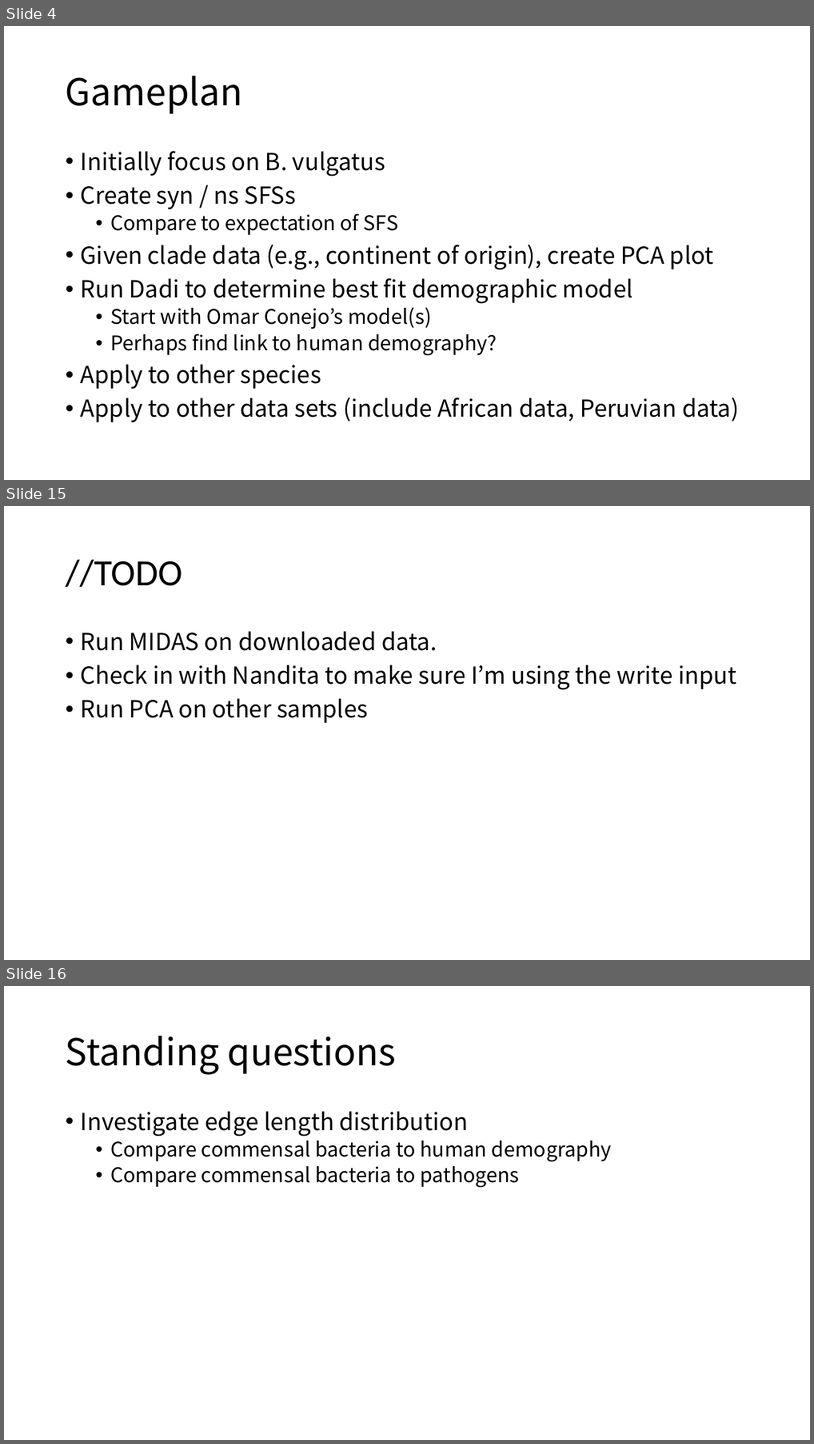
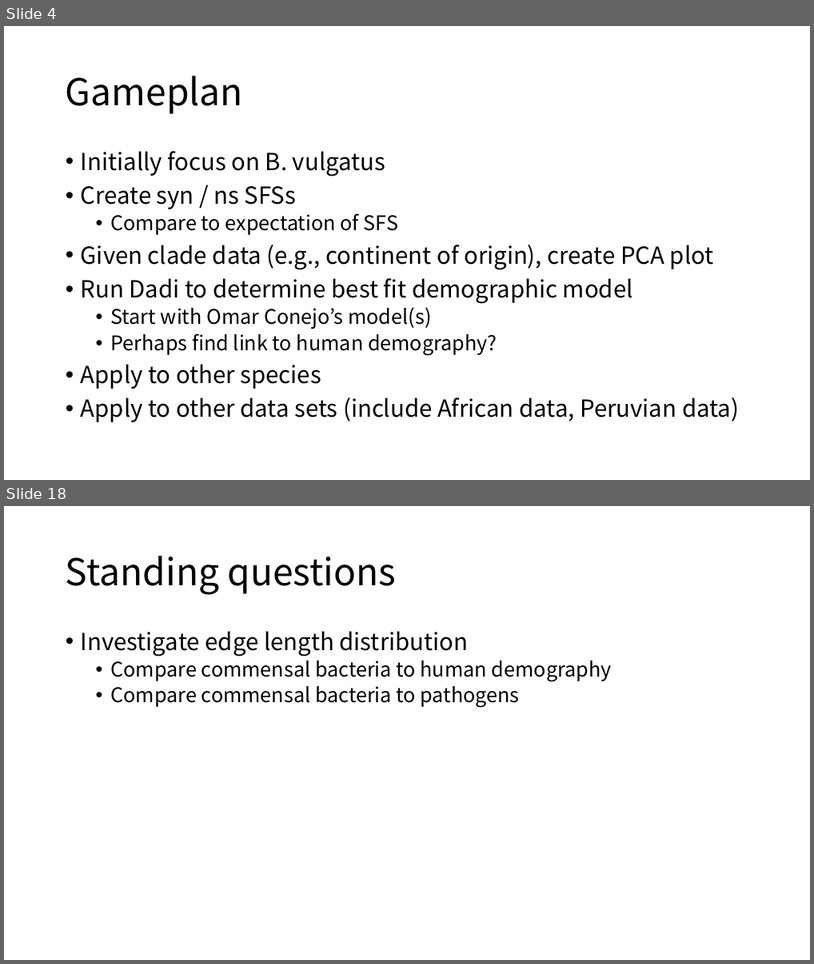
Before and after one commit to jon-mah/demo_for_ccgb, a slide deck: Summary/20210217_demo_for_ccgb_rotation_update.pptx. Shown one above the other, each under a label of ours: slides 4, 15 and 16 before the commit, slides 4 and 18 after it; the slides between them are not shown. The pictures are 814x1444 and 814x964 pixels, drawn with LibreOffice and Linux fonts; fonts in the diff are those of the drawing. Boxes give left, top, right and bottom in pixels: in the first picture for what was removed or moved away, otherwise in the second. Text is boxed around its words. In the diff, an @@ line names an element or a change of style, - is before the commit and + after.

```diff
--- a/Summary/20210217_demo_for_ccgb_rotation_update.pptx
+++ b/Summary/20210217_demo_for_ccgb_rotation_update.pptx
@@ slide 15 removed at (4,506,810,960), background #FFFFFF @@
@@ title removed at (66,560,182,587) @@
-//TODO
@@ text removed at (81,631,737,723) @@
-• Run MIDAS on downloaded data.
-• Check in with Nandita to make sure I’m using the write input
-• Run PCA on other samples
@@ what was slide 16 is now slide 18 @@
```
Also in this commit, not shown: 1 slide changed, 13 slides added, 10 other slides removed, 1 other file.
